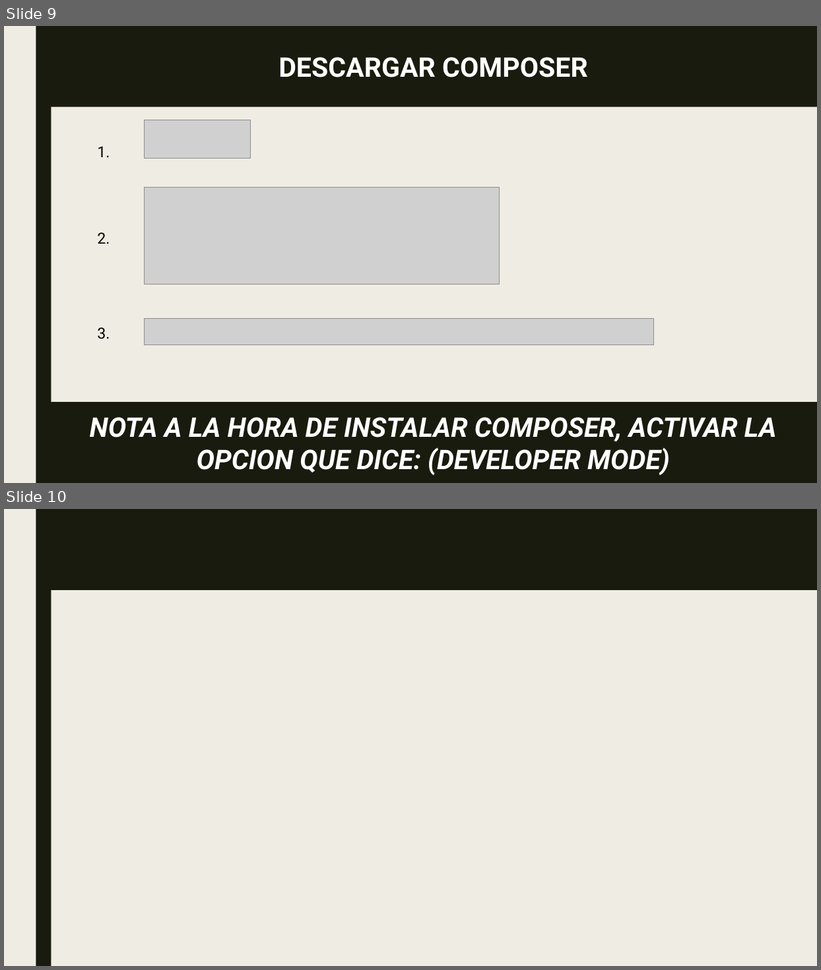
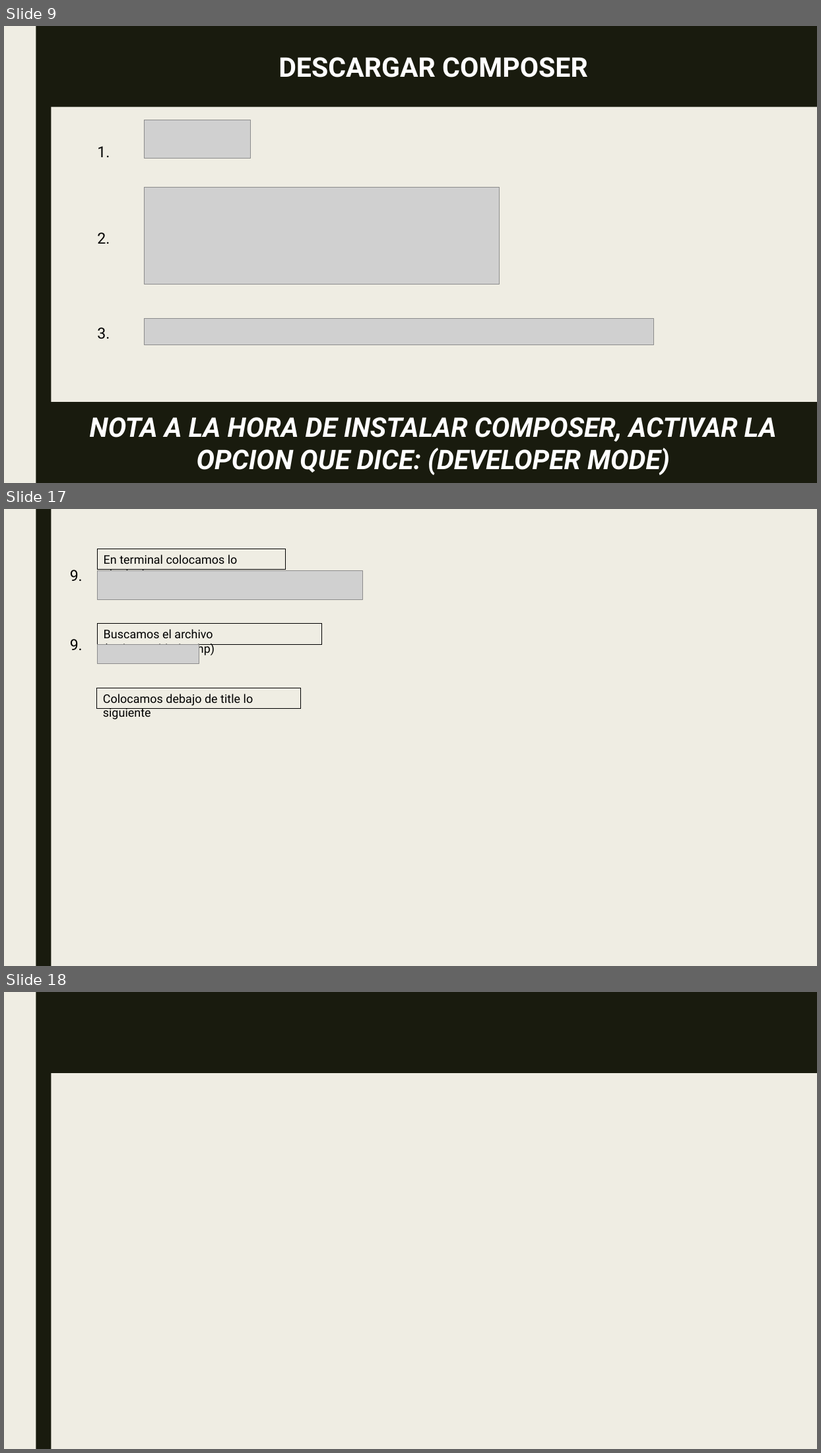
Before and after one commit to Jhonas0123/p-laravel, a slide deck: laravel.PPTX. Shown one above the other, each under a label of ours: slides 9 and 10 before the commit, slides 9, 17 and 18 after it; the slides between them are not shown. The pictures are 821x970 and 821x1453 pixels, drawn with LibreOffice and Linux fonts; fonts in the diff are those of the drawing; grey boxes stand for pictures. Boxes give left, top, right and bottom in pixels: in the first picture for what was removed or moved away, otherwise in the second. Text is boxed around its words. In the diff, an @@ line names an element or a change of style, - is before the commit and + after.

```diff
--- a/laravel.PPTX
+++ b/laravel.PPTX
@@ slide 17 added at bbox=[4, 509, 817, 966], background #EFEDE3; not listed: 1 template element that a slide beside it also shows @@
@@ rectangle added at bbox=[97, 549, 285, 570], outline #000000 0.75 pt, 14 pt, text #000000 @@
+En terminal colocamos lo siguiente
@@ text added at bbox=[70, 570, 83, 581], 18 pt, text #000000 @@
+9.
@@ picture added at bbox=[97, 570, 362, 600] @@
@@ rectangle added at bbox=[97, 624, 321, 644], outline #000000 0.75 pt, 14 pt, text #000000 @@
+Buscamos el archivo (welcome.blade.php)
@@ text added at bbox=[70, 639, 83, 650], 18 pt, text #000000 @@
+9.
@@ picture added at bbox=[97, 644, 199, 663] @@
@@ rectangle added at bbox=[96, 689, 300, 709], outline #000000 0.75 pt, 14 pt, text #000000 @@
+Colocamos debajo de title lo siguiente
@@ what was slide 10 is now slide 18 @@
```
Also in this commit, not shown: 8 other slides added.
